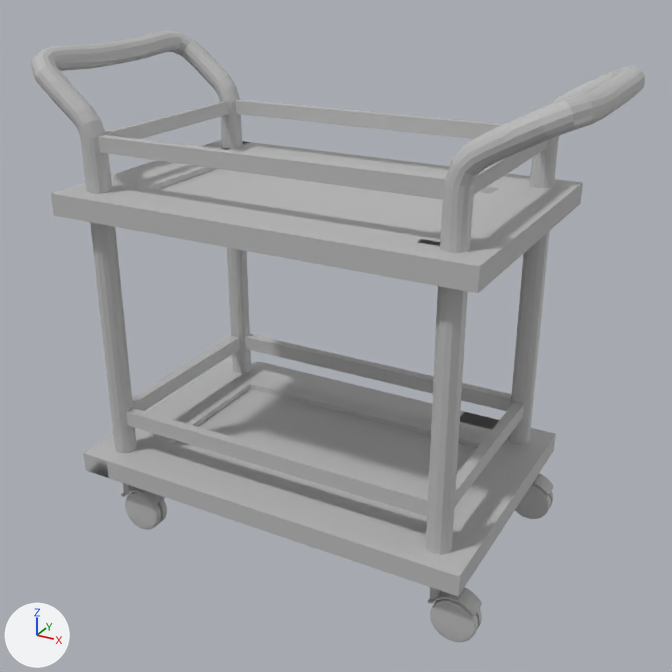
The FBX model Assets/FBXs/HospitalCart.fbx as it was, and as the next commit left it.
One viewpoint serves both versions: a camera (50 mm lens) standing at (1.017, -1.787, 1.222) and looking at (0.043, -0.014, 0.336). Every picture has the same lights, and +X, +Y and +Z are marked at lower left. Where no turn or scale is listed for an object, it has been applied to the vertices. Vertices at the same position are counted once.

Script lines for the objects in view, before the commit:
```python
mat_hospitalcartmat = principled_material('HospitalCartMat')
mat_hospitalcartmat.base_color = (0.5, 0.5, 0.5)  # grey #bcbcbc
me_mesh = bpy.data.meshes.new('Mesh')
me_mesh.from_pydata(...)  # 5443 vertices, 5496 faces; spans x -0.621..0.621, y -0.33..0.33, z 0.0..1.169
# faces by material slot: [1784, 3712]
me_mesh.materials.append(mat_wheelmat)  # grey #bcbcbc
me_mesh.materials.append(mat_hospitalcartmat)  # grey #bcbcbc
ob_hospitalcart = bpy.data.objects.new('HospitalCart', me_mesh)
ob_hospitalcart.location = (0.015, 0.0, -0.19)
```
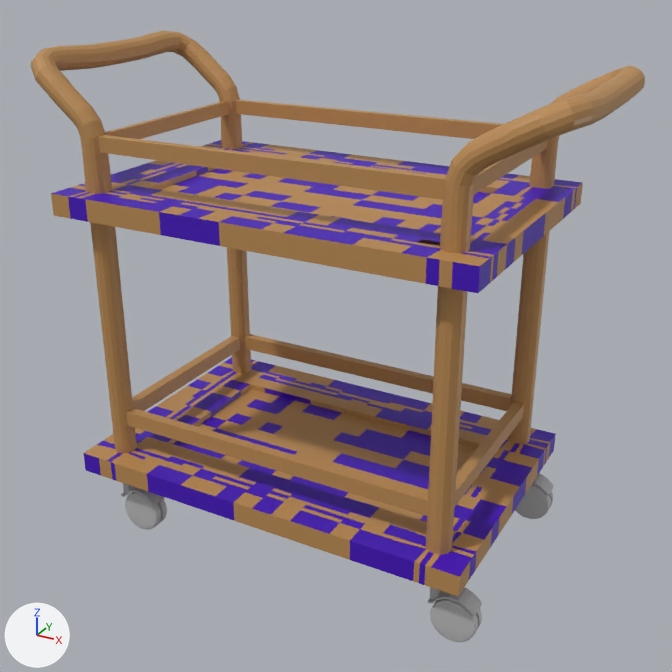
What differs and where, as boxes [x1, y1, x2, y2] in the pictures (672 x 672 px):
'HospitalCart', recoloured: [31, 31, 645, 599] in both
part 1 of me_mesh, deleted: before [460, 412, 499, 430]
part 2 of me_mesh, recoloured (grey to purple): [51, 140, 582, 585] in both

The change in detail:
Material 'HospitalCartMat' (mat_hospitalcartmat) changes colour from grey #bcbcbc to orange #bc8c53; in linear values from (0.5, 0.5, 0.5) to (0.5, 0.261, 0.0865).
Material 'TableTopMat' (mat_tabletopmat) is new.
Its base color is (0.0577, 0.0, 0.5) (purple #4400bc).
me_mesh is used by ob_hospitalcart; location (0.015, 0.0, -0.19).
me_mesh had 5443 vertices, 5496 faces and spanned x -0.621..0.621, y -0.33..0.33, z 0.0..1.169.
me_mesh now has 5429 vertices, 5458 faces and spans x -0.621..0.621, y -0.33..0.33, z 0.0..1.169.
Part 1, on me_mesh:
6 vertices are removed from x 0.085..0.335, y 0.248..0.283, z 0.165..0.215.
18 faces are deleted.
me_mesh part 2: 1073 faces spanning x -0.515..0.485, y -0.33..0.33, z 0.165..0.875 switch from mat_hospitalcartmat (grey #bcbcbc) to mat_tabletopmat (purple #4400bc).
